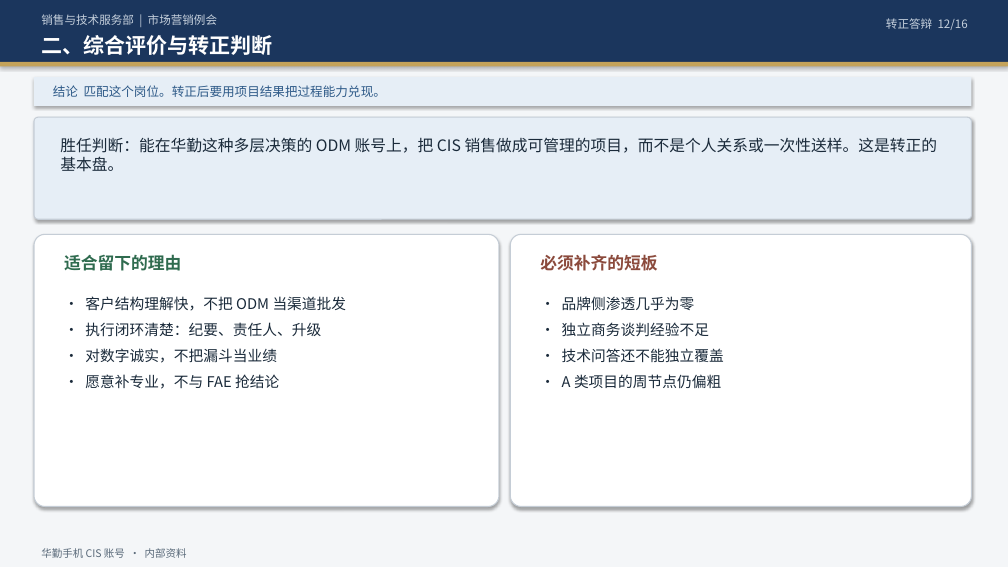
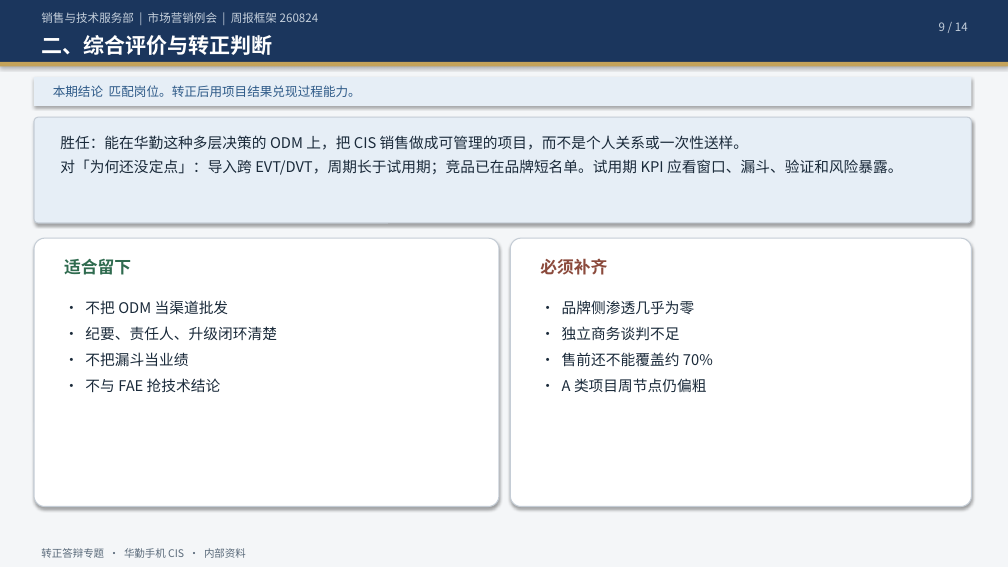
Before and after one commit to ChrisXiaoSu/git20260729, a slide deck: slide 9 of CIS销售经理-华勤手机业务-转正答辩.pptx (slide 12 before the commit). Drawn at 1008x567 pixels with LibreOffice and Linux fonts; fonts in the diff are those of the drawing. Boxes give left, top, right and bottom in pixels: in the first picture for what was removed or moved away, otherwise in the second. Text is boxed around its words. In the diff, an @@ line names an element or a change of style, - is before the commit and + after.

```diff
--- a/CIS销售经理-华勤手机业务-转正答辩.pptx
+++ b/CIS销售经理-华勤手机业务-转正答辩.pptx
@@ text at box(41, 12, 319, 23): text changed @@
-销售与技术服务部 | 市场营销例会
+销售与技术服务部 | 市场营销例会 | 周报框架 260824
@@ text at box(939, 22, 968, 31): text changed @@
-转正答辩 12/16
+9 / 14
@@ text at box(53, 85, 361, 97): text changed @@
-结论 匹配这个岗位。转正后要用项目结果把过程能力兑现。
+本期结论 匹配岗位。转正后用项目结果兑现过程能力。
@@ rounded rectangle: place and size @@
-rounded rectangle at box(34, 117, 972, 219)
+rounded rectangle at box(34, 117, 972, 223)
@@ text at box(60, 135, 903, 175): text changed; size 15 to 14 pt @@
-胜任判断：能在华勤这种多层决策的 ODM 账号上，把 CIS 销售做成可管理的项目，而不是个人关系或一次性送样。这是转正的基本盘。
+胜任：能在华勤这种多层决策的 ODM 上，把 CIS 销售做成可管理的项目，而不是个人关系或一次性送样。
+对「为何还没定点」：导入跨 EVT/DVT，周期长于试用期；竞品已在品牌短名单。试用期 KPI 应看窗口、漏斗、验证和风险暴露。
@@ rounded rectangle: place and size @@
-rounded rectangle at box(34, 234, 499, 507)
+rounded rectangle at box(34, 238, 499, 507)
@@ rounded rectangle: place and size @@
-rounded rectangle at box(510, 234, 972, 507)
+rounded rectangle at box(510, 238, 972, 507)
@@ text at box(64, 259, 131, 275): text changed @@
-适合留下的理由
+适合留下
@@ text at box(540, 258, 607, 275): text changed @@
-必须补齐的短板
+必须补齐
@@ text at box(85, 300, 277, 392): text changed @@
-· 客户结构理解快，不把 ODM 当渠道批发
-· 执行闭环清楚：纪要、责任人、升级
-· 对数字诚实，不把漏斗当业绩
-· 愿意补专业，不与 FAE 抢结论
+· 不把 ODM 当渠道批发
+· 纪要、责任人、升级闭环清楚
+· 不把漏斗当业绩
+· 不与 FAE 抢技术结论
@@ text at box(562, 326, 713, 392): text changed @@
-· 独立商务谈判经验不足
-· 技术问答还不能独立覆盖
-· A 类项目的周节点仍偏粗
+· 独立商务谈判不足
+· 售前还不能覆盖约 70%
+· A 类项目周节点仍偏粗
@@ text at box(41, 548, 246, 558): text changed @@
-华勤手机 CIS 账号 · 内部资料
+转正答辩专题 · 华勤手机 CIS · 内部资料
```
Also in this commit, not shown: 11 other slides changed, 2 slides added, 4 slides removed, 3 other files.
